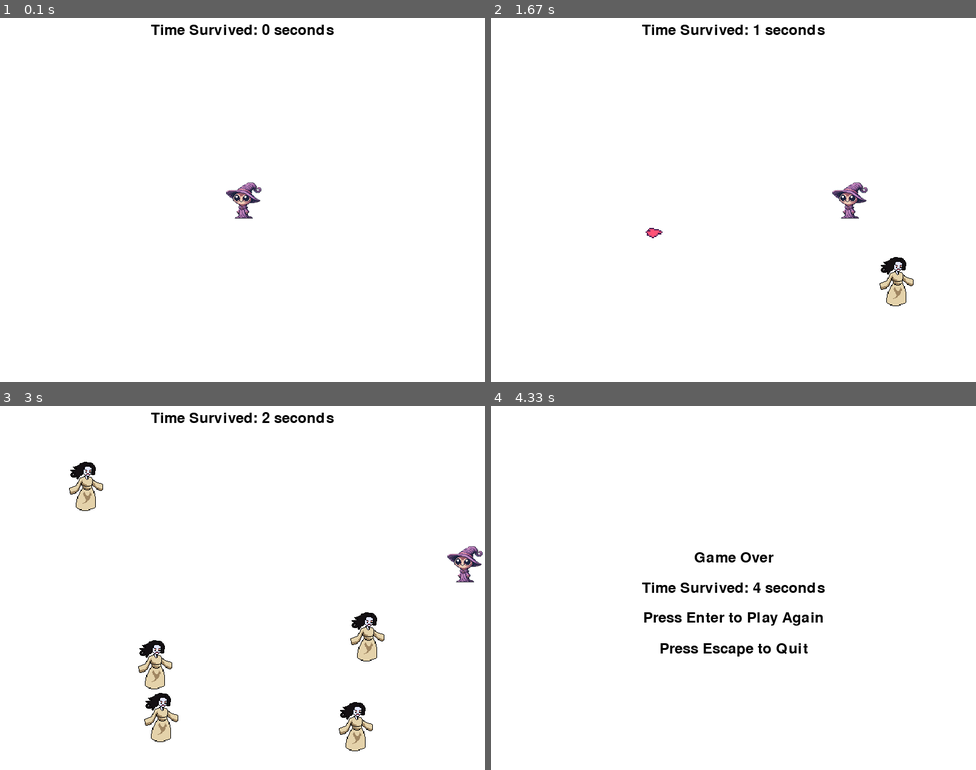
Above: before the commit, frames 1-4 (two rows, left to right).
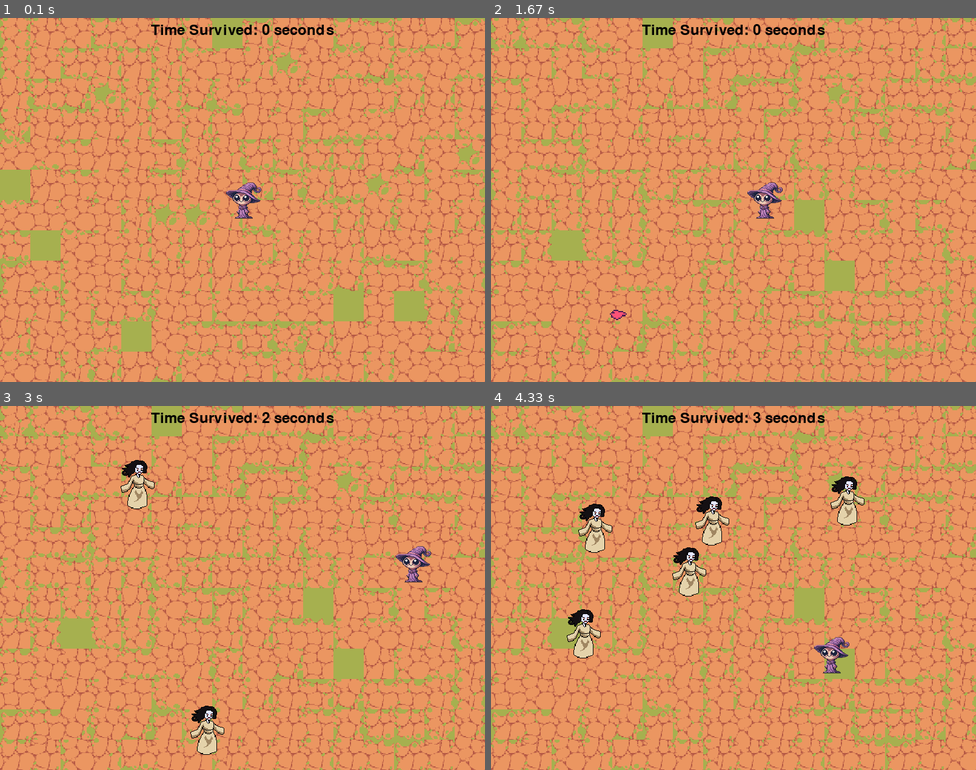
Above: after the commit, the same moments.

Repository: brandoncopeman/pygameGeoWarsLike
Game: pygame game, started from main.py
Same seed, same stepped clock (60 frames per second), same inputs: the game is played once before the commit and once after it.
Inputs (mouse positions are in pixels of both pictures, inside the frame that each line leads up to):
- Up to frame 1 (0.1 s): no input
- Up to frame 2 (1.67 s): hold Esc 0.33-0.8 s; hold D 0.33-0.8 s; tap Enter at 0.83 s; click (714, 214) at 1.22 s; hold D from 1.5 s (still down); move the mouse to (888, 189) at 1.53 s
- Up to frame 3 (3 s): release D at 1.97 s; hold W 2-2.3 s; hold D 2.33-2.8 s; hold S from 2.83 s (still down)
- Up to frame 4 (4.33 s): release S at 3.37 s; hold S 3.4-3.7 s; hold A 3.73-4.13 s; hold W from 4.17 s (still down)

The runs differ from the first frame. In frame 1, 99% of the frame differs, in the area x 0-100%, y 0-100%; in frame 2, 100%; in frame 3, 100%; in frame 4, 100%.

Commit message:
added sprites and tiles

Diff:
--- a/game.py
+++ b/game.py
@@ -12,6 +12,9 @@
     enemies = pygame.sprite.Group()
     players = pygame.sprite.Group()  # New player group
     particles = pygame.sprite.Group()  # Group for particles
+
+    # Pre-render the tiled floor once
+    floor_surface = draw_tiled_floor()
 
     # Create player
     player = Player()
@@ -32,6 +35,9 @@
     clock = pygame.time.Clock()
 
     while running:
+
+        # Draw the tiled floor first
+        screen.blit(floor_surface, (0, 0))
         # Event handling
         for event in pygame.event.get():
             if event.type == pygame.QUIT:
@@ -40,6 +46,9 @@
                 if event.button == 1:  # Left mouse button
                     mouse_pos = pygame.mouse.get_pos()
                     player.shoot(mouse_pos)
+            elif event.type == pygame.KEYDOWN:
+                if event.key == pygame.K_ESCAPE:  # Check for Escape key
+                    running = False  # End the game
 
         # Get the state of keys
         keys = pygame.key.get_pressed()
@@ -81,17 +90,19 @@
         # Calculate the elapsed time
         elapsed_time = (pygame.time.get_ticks() - start_time) // 1000  # Convert to seconds
 
+
+
         # Render the timer
         timer_text = font.render(f"Time Survived: {elapsed_time} seconds", True, BLACK)
         timer_rect = timer_text.get_rect(center=(SCREEN_WIDTH // 2, 20))
 
-        # Fill the screen with white
-        screen.fill(WHITE)
+
 
         # Draw all sprites
         all_sprites.draw(screen)
         player.projectiles.draw(screen)  # Draw projectiles separately
         particles.draw(screen)
+
 
 
 
--- a/settings.py
+++ b/settings.py
@@ -1,4 +1,6 @@
+import random
 import pygame
+import os
 # Constants
 SCREEN_WIDTH = 800
 SCREEN_HEIGHT = 600
@@ -11,9 +13,29 @@
 GREEN = (0, 255, 0)
 
 # Game screen setup
-screen = pygame.display.set_mode((SCREEN_WIDTH, SCREEN_HEIGHT))
+screen = pygame.display.set_mode((SCREEN_WIDTH, SCREEN_HEIGHT), pygame.FULLSCREEN)
 pygame.display.set_caption("Simple Game - Vampire Survivors Style")
 
 # Initialize the font module
 pygame.font.init()
 font = pygame.font.Font(None, 36)  # Use the default font and set the size to 36
+
+tilesFolder = "tiles"
+tile_images = []
+for filename in os.listdir(tilesFolder):
+    if filename.endswith(".png"):  # Assuming tile images are in PNG format
+        tile_image = pygame.image.load(os.path.join(tilesFolder, filename)).convert()
+        tile_image = pygame.transform.scale(tile_image, (50, 50))
+        tile_images.append(tile_image)
+
+def draw_tiled_floor():
+    """Draw the tiled floor to cover the entire screen."""
+    # Use nested loops to draw each tile in a grid pattern
+    floor_surface = pygame.Surface((SCREEN_WIDTH, SCREEN_HEIGHT))
+
+    for y in range(0, SCREEN_HEIGHT, 50):
+        for x in range(0, SCREEN_WIDTH, 50):
+            tile_image = random.choice(tile_images)
+            # Blit (draw) the tile at each (x, y) position without scaling
+            floor_surface.blit(tile_image, (x, y))
+    return floor_surface
Binary file added: tiles/FieldsTile_01.png
Binary file added: tiles/FieldsTile_02.png
Binary file added: tiles/FieldsTile_03.png
Binary file added: tiles/FieldsTile_04.png
Binary file added: tiles/FieldsTile_05.png
Binary file added: tiles/FieldsTile_06.png
Binary file added: tiles/FieldsTile_07.png
Binary file added: tiles/FieldsTile_08.png
Binary file added: tiles/FieldsTile_09.png
Binary file added: tiles/FieldsTile_10.png
Binary file added: tiles/FieldsTile_11.png
Binary file added: tiles/FieldsTile_12.png
(and 49 more such lines)
